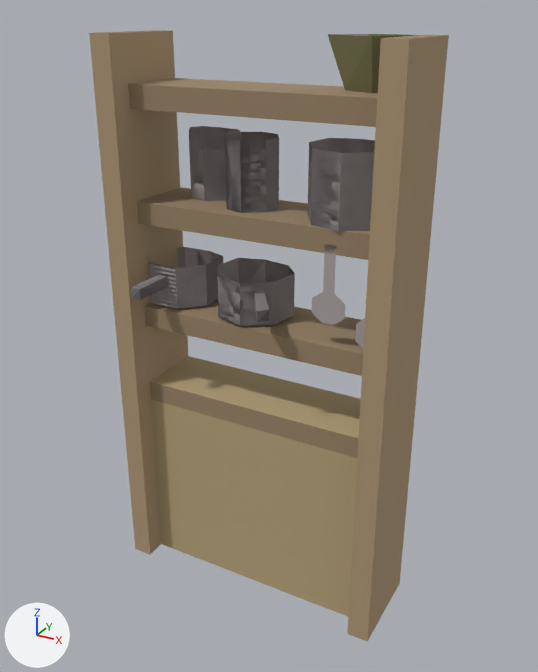
What one commit did to the OBJ model public/models/furniture/cooking_shelves/cooking_shelves.obj.
Both versions are drawn from a camera (50 mm lens) standing at (122.0, -212.0, 215.0) and looking at (3.0, 5.0, 106.0). Lighting does not change. The marker at lower left points along +X, +Y and +Z. The first picture is the older version. Where no turn or scale is listed for an object, it has been applied to the vertices.

Script lines for the objects in view, before the commit:
```python
ob_object_shelves_2026_09_21_11_26_25 = bpy.data.objects.new('Object Shelves 2026-09-21_11-26-25', me_object_shelves_2026_09_21_11_26_25)
ob_object_shelves_2026_09_21_11_26_25.location = (0.0, 0.0, 0.0)
# me_object_shelves_2026_09_21_11_26_25
# before: 134 (-54.0, 23.0, 0.0), 137 (-54.0, 23.0, 208.0) at pixel (154, 30), 146 (54.0, 23.0, 208.0) at pixel (448, 35), 149 (54.0, 23.0, 0.0) at pixel (399, 583)
```
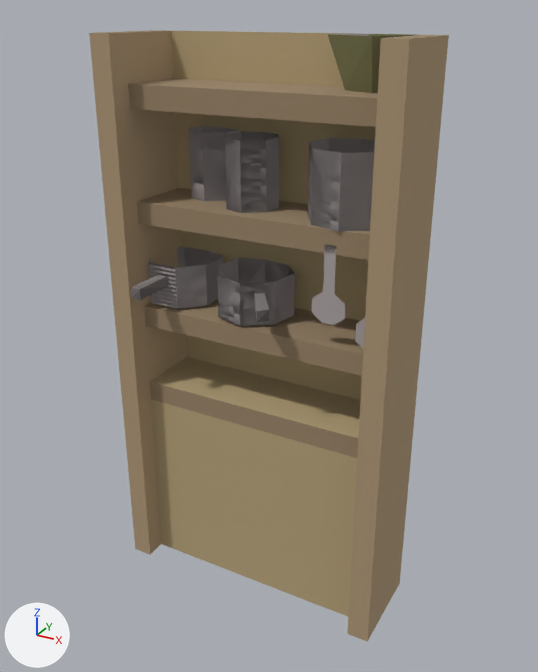
The newer file is also turned or shifted as a whole; pictures and numbers use the older file's frame.

Patch to the scene script:
```diff
--- a/public/models/furniture/cooking_shelves/cooking_shelves.obj.py
+++ b/public/models/furniture/cooking_shelves/cooking_shelves.obj.py
@@ me_object_shelves_2026_09_21_11_26_25 @@
 # used by ob_object_shelves_2026_09_21_11_26_25; location = (0.0, 0.0, 0.0)
 # verts and faces of me_object_shelves_2026_09_21_11_26_25; kept vertices keep their numbers, new ones are numbered from 168
-me_object_shelves_2026_09_21_11_26_25.from_pydata(...)  # 168 vertices, 280 faces; spans x -54.0..54.0, y -18.0..23.0, z 0.0..208.0
+me_object_shelves_2026_09_21_11_26_25.from_pydata(...)  # 172 vertices, 282 faces; spans x -54.0..54.0, y -18.0..23.0, z 0.0..208.0
+# me_object_shelves_2026_09_21_11_26_25 part 1
+verts[168] = (-46.0, 22.0, 0.0)
+verts[169] = (46.0, 22.0, 0.0)
+verts[170] = (46.0, 22.0, 208.0)  # pixel (421, 34)
+verts[171] = (-46.0, 22.0, 208.0)  # pixel (171, 30)
+faces += [(134, 137, 146, 149)]  # mat_c99 (beige #af9777)
+faces += [(168, 169, 170, 171)]  # mat_c1 (beige #b7a47c)
 me_object_shelves_2026_09_21_11_26_25.materials.append(mat_c1)
```

Where the change shows, as pixel boxes (x1, y1, x2, y2) in the pictures (538 x 672 px):
part 1 of me_object_shelves_2026_09_21_11_26_25, added (beige)
    after: (171, 31, 419, 400)
